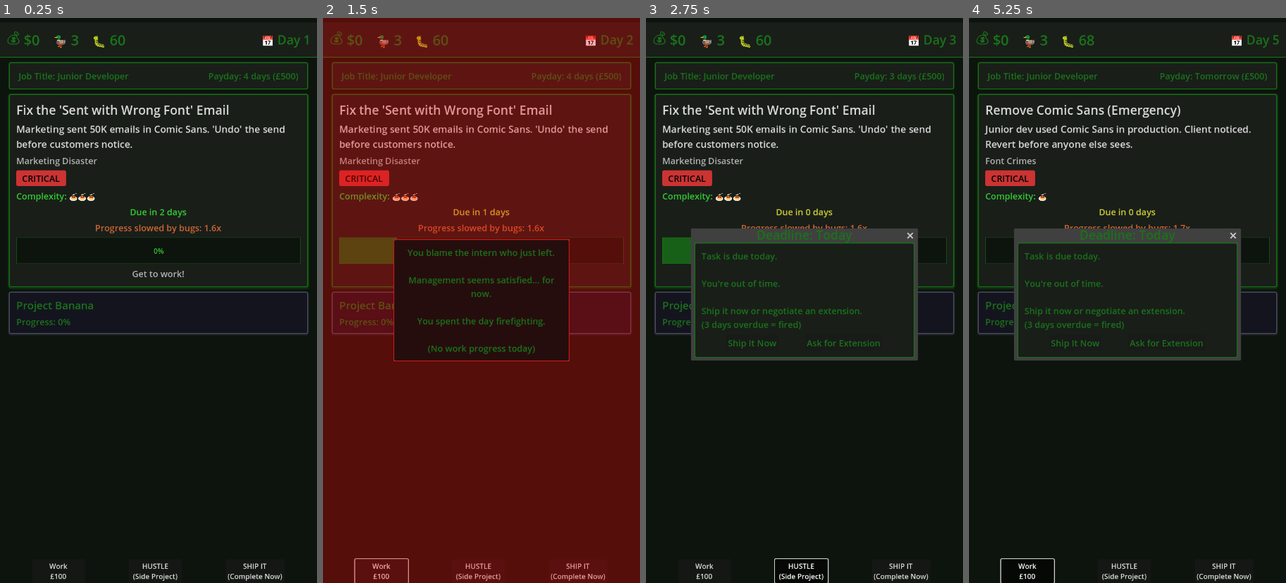
Above: before the commit, frames 1-4 (left to right).
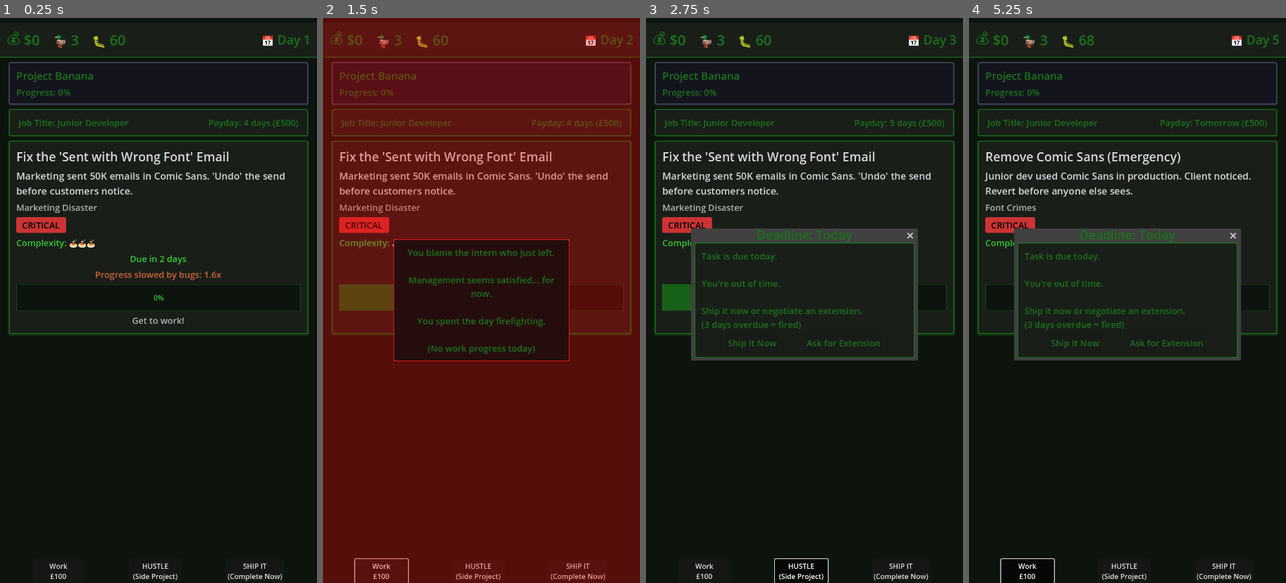
Above: after the commit, the same moments.

Repository: lmchoi/alt-f-this
Game: Godot game, scene res://scenes/game_ui.tscn
The game is run twice, just before and just after one commit, with the same random seed, the same clock (stepped at 60 frames per second) and the same inputs.
Inputs:
- Up to frame 1 (0.25 s): no input
- Up to frame 2 (1.5 s): click "Work £100" at 0.5 s; click "The intern we just let go." at 1.25 s
- Up to frame 3 (2.75 s): click "HUSTLE (Side Project)" at 2 s
- Up to frame 4 (5.25 s): click "SHIP IT (Complete Now)" at 2.75 s; click "Ship It Now" at 3.5 s; click "The intern we just let go." at 4.25 s; click "Work £100" at 5 s

The runs differ from the first frame. In frame 1, 8.0% of the frame differs, in the area x 2-98%, y 7-56%; in frame 2, 7.5%; in frame 3, 7.0%; in frame 4, 6.3%.

Commit message:
Move side project panel above job

Diff:
--- a/scenes/game_ui.tscn
+++ b/scenes/game_ui.tscn
@@ -36,6 +36,16 @@
 [node name="TopBar" parent="VBoxContainer" instance=ExtResource("2_topbar")]
 layout_mode = 2
 
+[node name="SideProjectMargin" type="MarginContainer" parent="VBoxContainer"]
+layout_mode = 2
+theme_override_constants/margin_left = 20
+theme_override_constants/margin_top = 10
+theme_override_constants/margin_right = 20
+
+[node name="SideProjectPanel" parent="VBoxContainer/SideProjectMargin" instance=ExtResource("4_sideproject")]
+layout_mode = 2
+
+
 [node name="JobInfoMargin" type="MarginContainer" parent="VBoxContainer"]
 layout_mode = 2
 theme_override_constants/margin_left = 20
@@ -52,15 +62,6 @@
 theme_override_constants/margin_right = 20
 
 [node name="TaskPanel" parent="VBoxContainer/TaskPanelMargin" instance=ExtResource("3_taskpanel")]
-layout_mode = 2
-
-[node name="SideProjectMargin" type="MarginContainer" parent="VBoxContainer"]
-layout_mode = 2
-theme_override_constants/margin_left = 20
-theme_override_constants/margin_top = 10
-theme_override_constants/margin_right = 20
-
-[node name="SideProjectPanel" parent="VBoxContainer/SideProjectMargin" instance=ExtResource("4_sideproject")]
 layout_mode = 2
 
 [node name="ActionButtons" type="HBoxContainer" parent="."]
